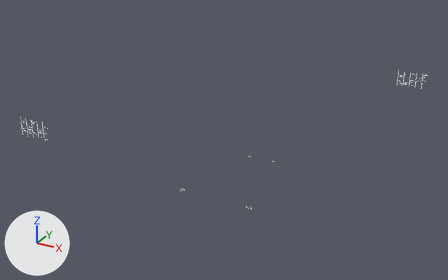
A saved change to the glTF model crates/client/assets/models/overpass/overpass_light_pink.glb.
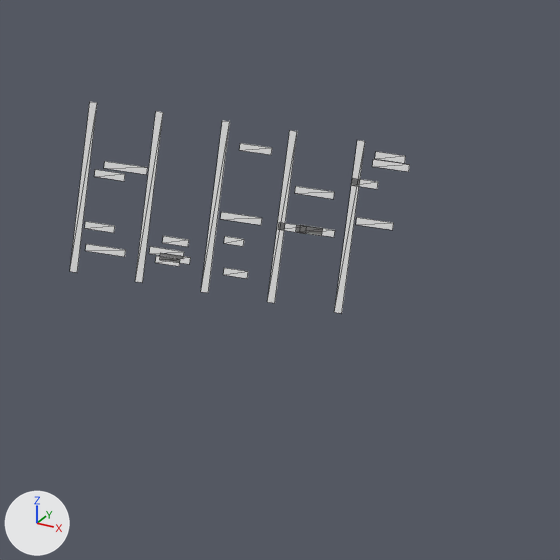
The first picture shows the older version from a camera (50 mm lens) standing at (113.1, -219.9, 130.0) and looking at (-6.2, -3.0, 21.6). The close-ups show the older and then the newer version on the part from 87% to 99% of the width and 22% to 40% of the height of that picture. Only the edits that show in the close-ups are written down. Lighting does not change. The marker at lower left points along +X, +Y and +Z. The close-ups show mesh edges as thin lines.

In view in the first close-up: 'light_pink'.
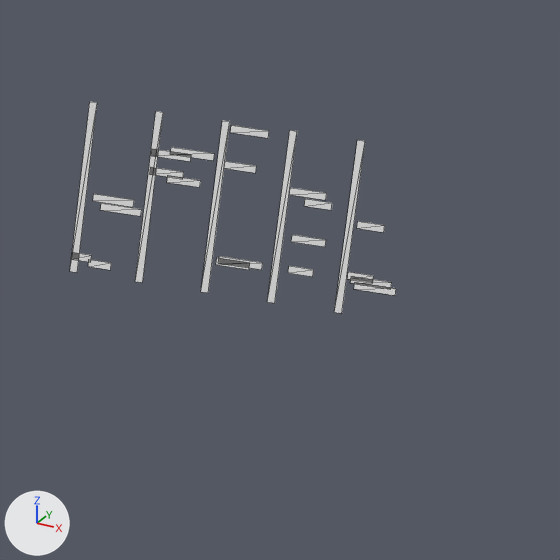
Edits to the scene script, one JSON object a line:
```json
{"block": "me_light_pink", "where": "# used by ob_light_pink; location = (0.0, 0.0, 0.0)"}
{"op": "remove", "block": "me_light_pink", "code": "me_light_pink.from_pydata(...)  # 528 vertices, 264 faces; spans x -64.0..63.4, y -61.5..63.5, z 2.6..43.6"}
{"op": "add", "block": "me_light_pink", "code": "me_light_pink.from_pydata(...)  # 528 vertices, 264 faces; spans x -64.0..63.6, y -61.5..63.5, z 2.6..43.6"}
{"block": "me_light_pink", "change": "me_light_pink part 1: the loose piece of 4 vertices spanning x 50.9..52.8, y 63.5, z 40.8..41.1 is moved by (0.0, 0.0, -1.9)"}
{"block": "me_light_pink", "change": "me_light_pink part 2: the loose piece of 4 vertices spanning x 53.3..54.7, y 63.5, z 37.3..37.7 is moved by (0.3, 0.0, 3.2)"}
{"block": "me_light_pink", "change": "me_light_pink part 3: the loose piece of 4 vertices spanning x 56.0..57.7, y 63.5, z 39.3..39.6 is moved by (0.2, 0.0, -1.9)"}
{"block": "me_light_pink", "change": "me_light_pink part 4: the loose piece of 4 vertices spanning x 58.5..59.6, y 63.5, z 39.2..39.6 is moved by (0.6, 0.0, -1.8)"}
{"block": "me_light_pink", "change": "me_light_pink part 5: the loose piece of 4 vertices spanning x 58.9..60.6, y 63.5, z 40.9..41.2 is moved by (-0.3, 0.0, -0.1)"}
{"block": "me_light_pink", "change": "me_light_pink part 6: the loose piece of 4 vertices spanning x 62.0..63.2, y 63.5, z 42.9..43.2 is moved by (-0.4, 0.0, -3.1)"}
{"block": "me_light_pink", "change": "me_light_pink part 7: 56 of 528 vertices moved; they spanned x 50.4..63.4, y 63.5, z 36.9..42.9 and now span x 50.0..63.6, y 63.5, z 36.3..43.5; mean shift (-0.1, 0.0, 0.1); largest move (63.4, 63.5, 42.6) -> (62.6, 63.5, 37.5)"}
{"block": "me_light_pink", "change": "other edits to the shape of me_light_pink do not show in these pictures"}
```

Pixel boxes [x1, y1, x2, y2] of what changed, in the close-ups (560 x 560 px; the box of a moved part takes in the faces that stretch with it):
```json
{"object": "light_pink", "change": "reshaped", "before": [70, 102, 410, 313], "after": [70, 102, 396, 313]}
{"part": 1, "of": "me_light_pink", "change": "moved or reshaped", "before": [104, 161, 148, 175], "after": [100, 203, 142, 216]}
{"part": 2, "of": "me_light_pink", "change": "moved or reshaped", "before": [149, 246, 184, 258], "after": [167, 175, 201, 187]}
{"part": 3, "of": "me_light_pink", "change": "moved or reshaped", "before": [221, 212, 262, 225], "after": [218, 256, 263, 270]}
{"part": 4, "of": "me_light_pink", "change": "moved or reshaped", "before": [278, 222, 306, 234], "after": [288, 266, 314, 277]}
{"part": 5, "of": "me_light_pink", "change": "moved or reshaped", "before": [295, 186, 334, 199], "after": [290, 188, 327, 200]}
{"part": 6, "of": "me_light_pink", "change": "moved or reshaped", "before": [375, 152, 405, 163], "after": [357, 221, 385, 232]}
{"part": 7, "of": "me_light_pink", "change": "moved or reshaped", "before": [85, 143, 410, 278], "after": [72, 125, 396, 295]}
```
